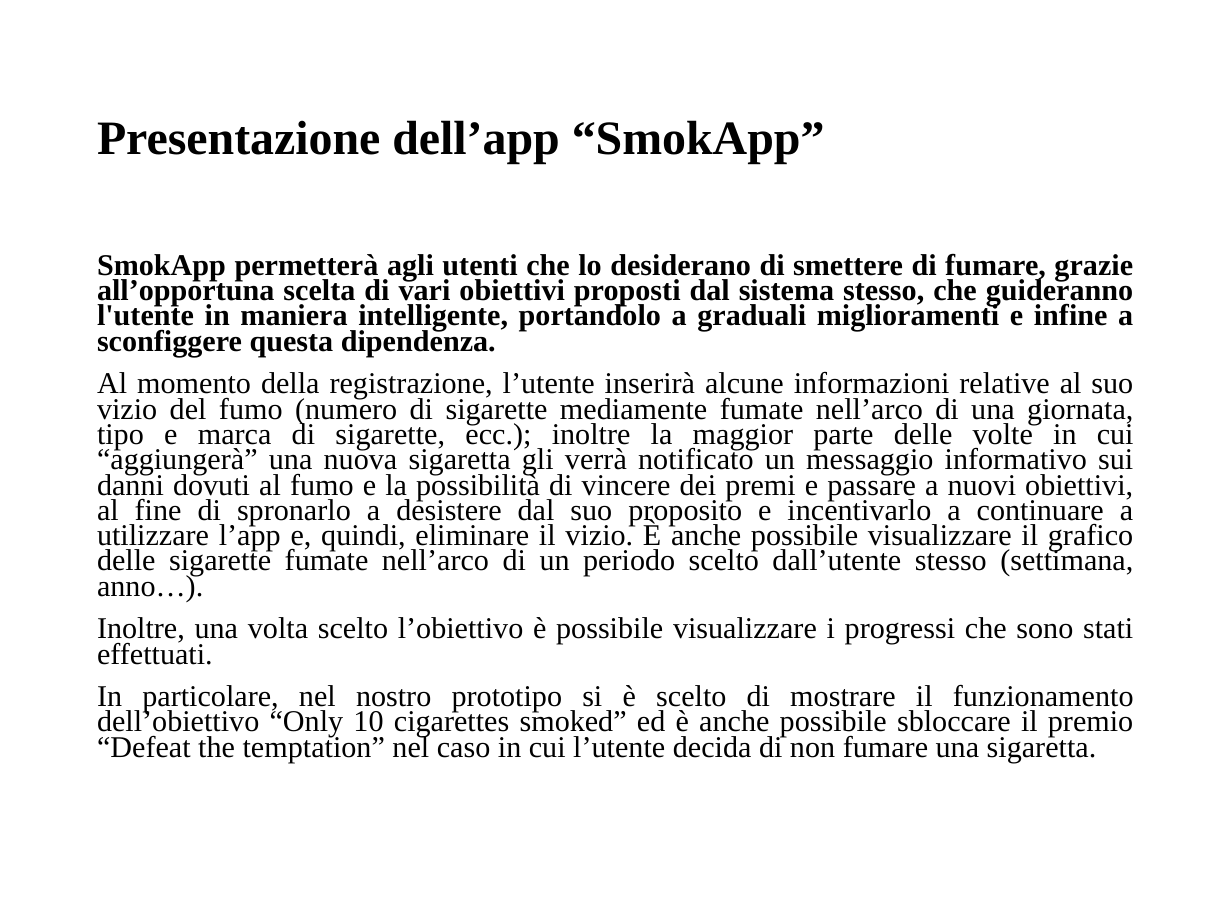
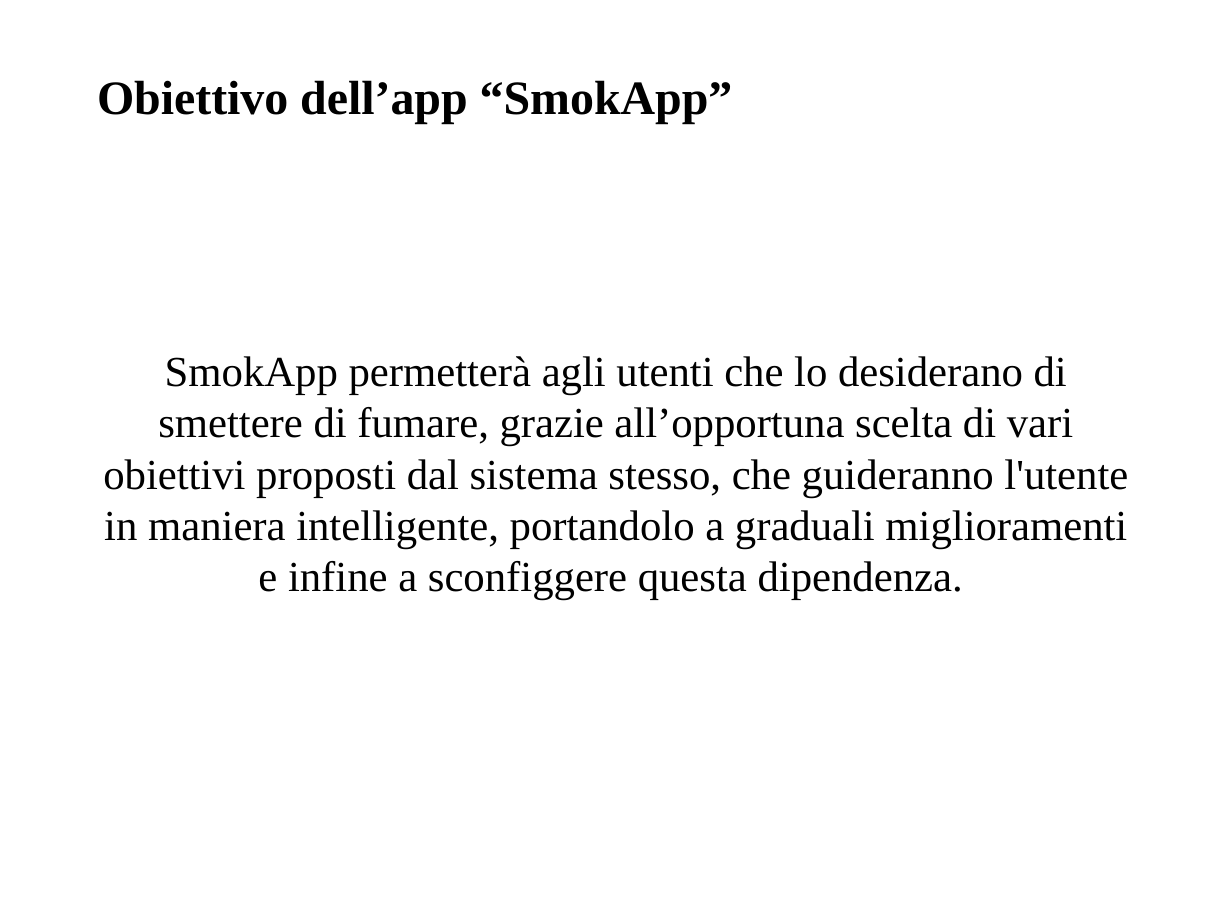
Before and after one commit to giusmastro91/Cognitive-systems, a slide deck: slide 3 of Prova_6/Leone_Mastrosimone_PresentazioneProgetto.pptx. Drawn at 1232x924 pixels with LibreOffice and Linux fonts; fonts in the diff are those of the drawing. Boxes give left, top, right and bottom in pixels: in the first picture for what was removed or moved away, otherwise in the second. Text is boxed around its words. In the diff, an @@ line names an element or a change of style, - is before the commit and + after.

```diff
--- a/Prova_6/Leone_Mastrosimone_PresentazioneProgetto.pptx
+++ b/Prova_6/Leone_Mastrosimone_PresentazioneProgetto.pptx
@@ title at [97, 80, 733, 123]: text changed @@
-Presentazione dell’app “SmokApp”
+Obiettivo dell’app “SmokApp”
@@ text "SmokApp permetterà agli utenti che ..." at [103, 356, 1128, 600]: size 17.6 to 25 pt, bold off; alignment justified to centre; line spacing 0.7 to 1 @@
@@ text at [97, 371, 1134, 762]: paragraphs removed @@
-Al momento della registrazione, l’utente inserirà alcune informazioni relative al suo vizio del fumo (numero di sigarette mediamente fumate nell’arco di una giornata, tipo e marca di sigarette, ecc.); inoltre la maggior parte delle volte in cui “aggiungerà” una nuova sigaretta gli verrà notificato un messaggio informativo sui danni dovuti al fumo e la possibilità di vincere dei premi e passare a nuovi obiettivi, al fine di spronarlo a desistere dal suo proposito e incentivarlo a continuare a utilizzare l’app e, quindi, eliminare il vizio. È anche possibile visualizzare il grafico delle sigarette fumate nell’arco di un periodo scelto dall’utente stesso (settimana, anno…).
-Inoltre, una volta scelto l’obiettivo è possibile visualizzare i progressi che sono stati effettuati.
-In particolare, nel nostro prototipo si è scelto di mostrare il funzionamento dell’obiettivo “Only 10 cigarettes smoked” ed è anche possibile sbloccare il premio “Defeat the temptation” nel caso in cui l’utente decida di non fumare una sigaretta.
```
Also in this commit, not shown: 10 other slides changed, 7 slides added, 1 other file.
